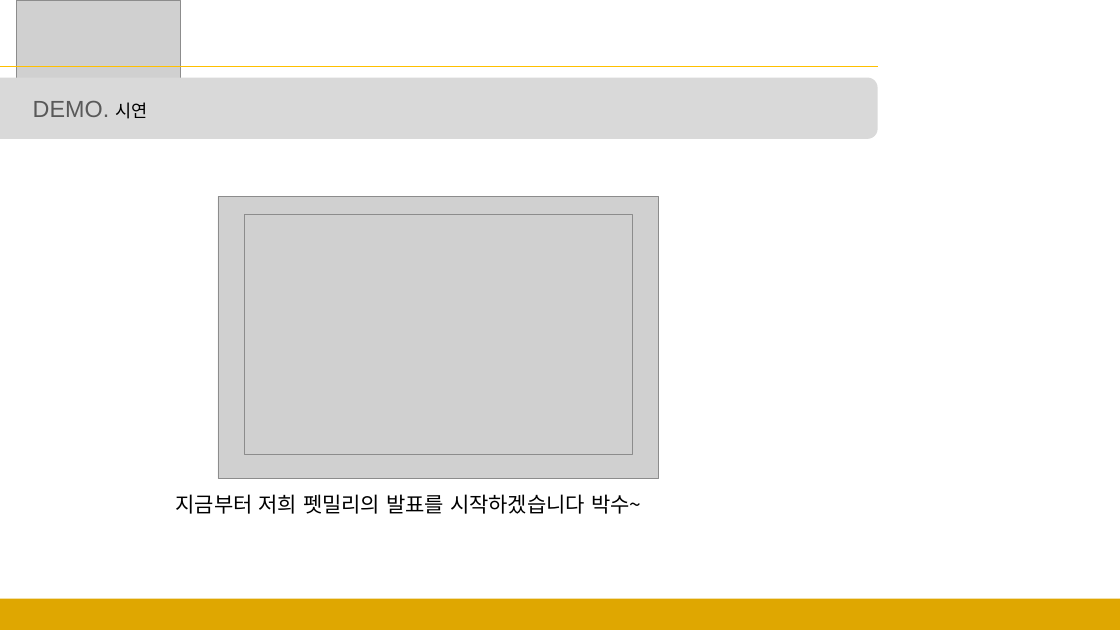
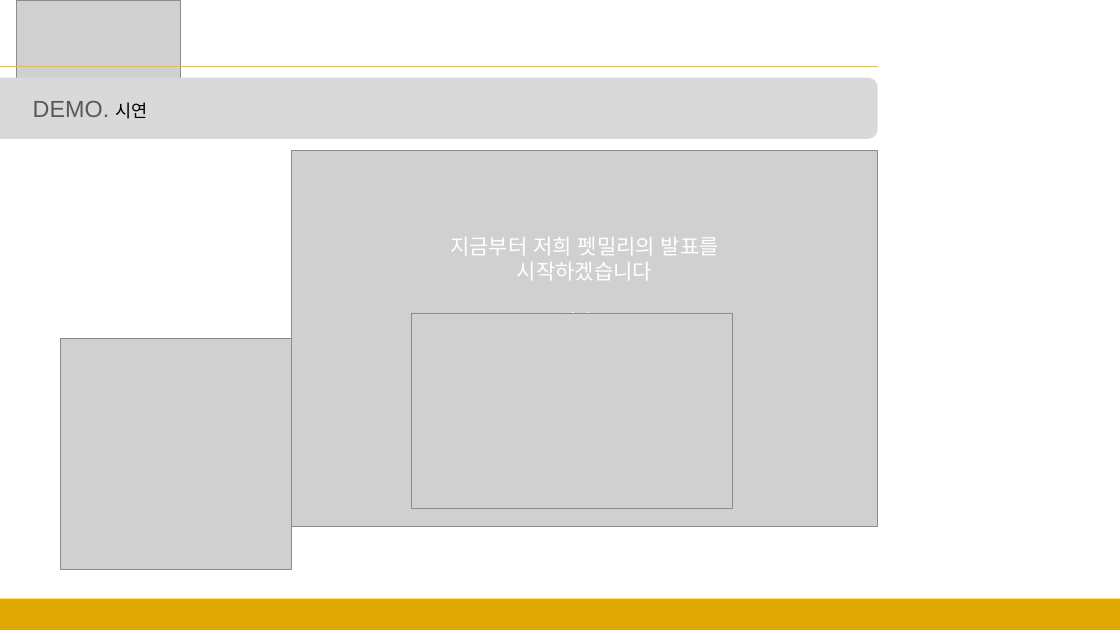
Before and after one commit to sgyoung96/Petmily, a slide deck: slide 7 of docs/발표ppt/발표.pptx. Drawn at 1120x630 pixels with LibreOffice and Linux fonts; fonts in the diff are those of the drawing; grey boxes stand for pictures. Boxes give left, top, right and bottom in pixels: in the first picture for what was removed or moved away, otherwise in the second. Text is boxed around its words. In the diff, an @@ line names an element or a change of style, - is before the commit and + after.

Commit message:
ppt 보완

```diff
--- a/docs/발표ppt/발표.pptx
+++ b/docs/발표ppt/발표.pptx
@@ picture: place and size @@
-picture at box(218, 197, 660, 479)
+picture at box(292, 151, 878, 527)
@@ picture removed at box(245, 214, 633, 455) @@
@@ text at box(450, 237, 719, 314): text changed; font Noto Sans CJK KR to Arial; text colour #000000 to #FFFFFF @@
-지금부터 저희 펫밀리의 발표를 시작하겠습니다 박수~
+지금부터 저희 펫밀리의 발표를 시작하겠습니다
+박수~
@@ picture added at box(412, 313, 733, 509) @@
@@ picture added at box(60, 339, 292, 570) @@
```
